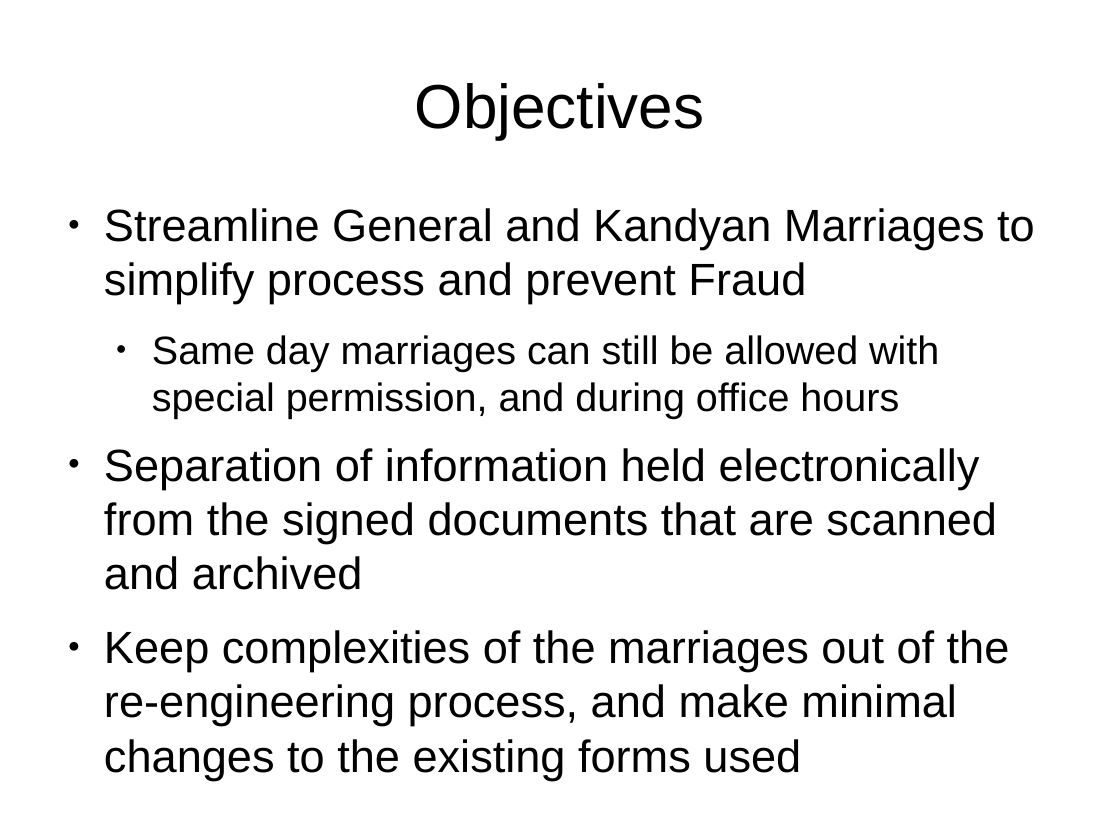
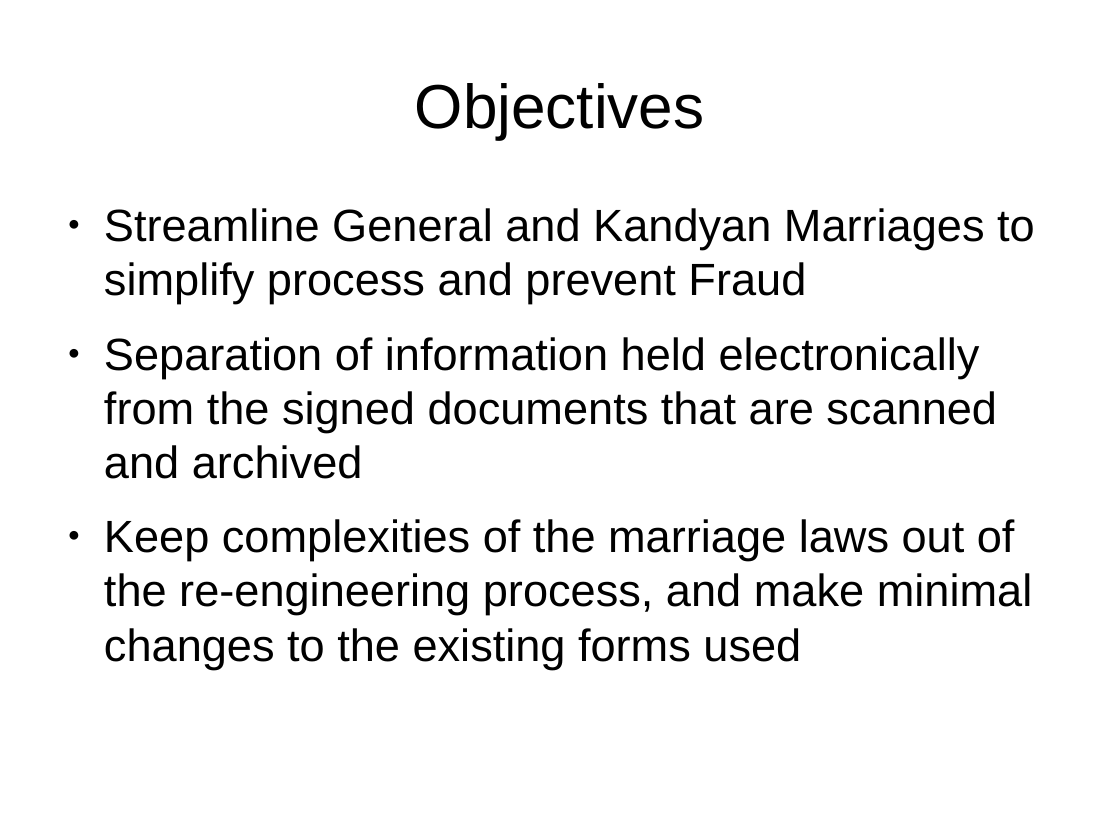
Before and after one commit to pradeepy2kg/pradeepy2kg-adsfasdf, a slide deck: slide 2 of docs/Marriages/ReEngineering/Marriage-Registration-Re-Engineering.odp. Drawn at 1120x840 pixels with LibreOffice and Linux fonts; fonts in the diff are those of the drawing. Boxes give left, top, right and bottom in pixels: in the first picture for what was removed or moved away, otherwise in the second. Text is boxed around its words. In the diff, an @@ line names an element or a change of style, - is before the commit and + after.

```diff
--- a/docs/Marriages/ReEngineering/Marriage-Registration-Re-Engineering.odp
+++ b/docs/Marriages/ReEngineering/Marriage-Registration-Re-Engineering.odp
@@ text at [152,335,939,419]: paragraph removed @@
-  ● Same day marriages can still be allowed with special permission, and during office hours
@@ text at [104,519,1033,669]: text changed @@
-● Keep complexities of the marriages out of the re-engineering process, and make minimal changes to the existing forms used
+● Keep complexities of the marriage laws out of the re-engineering process, and make minimal changes to the existing forms used
```
Also in this commit, not shown: 4 other slides changed, 2 slides added.
